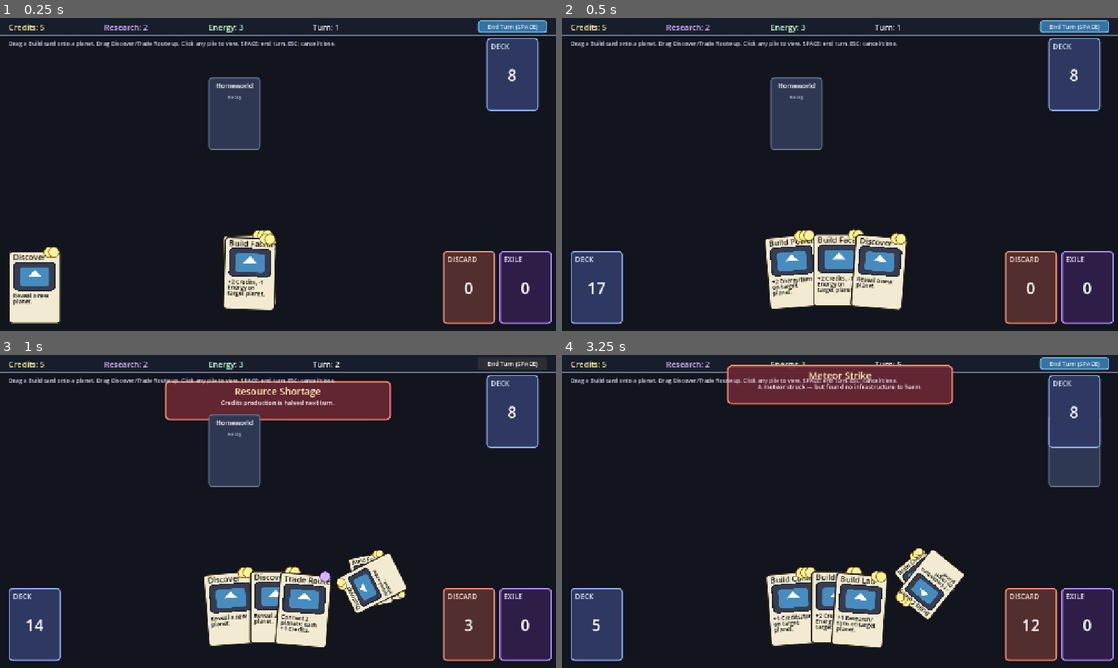
Above: before the commit, frames 1-4 (two rows, left to right).
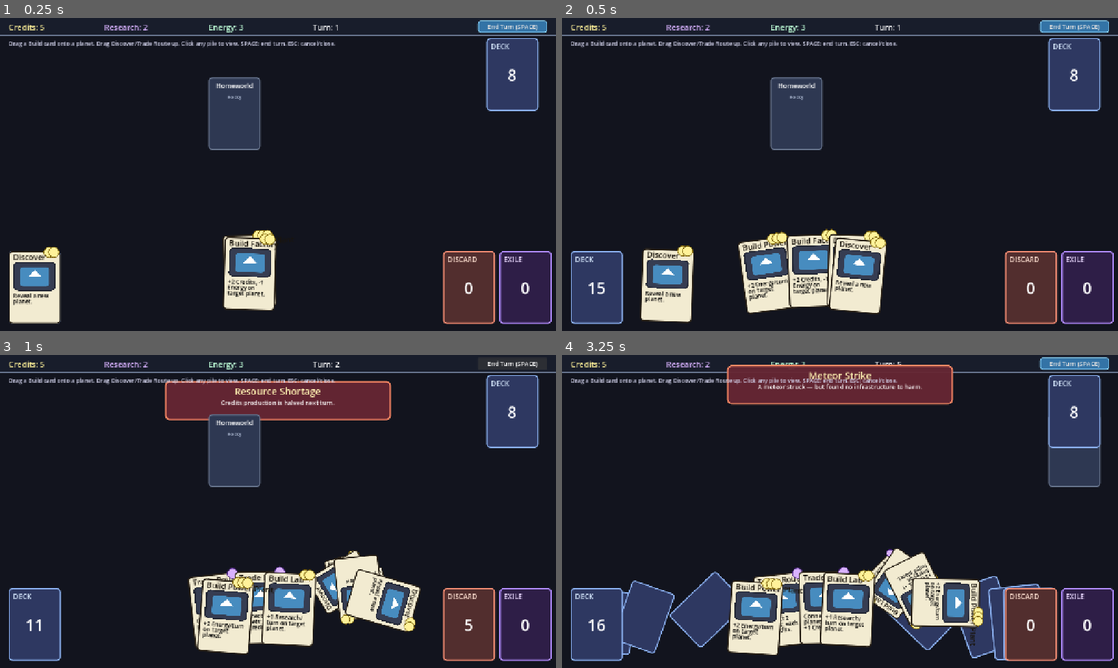
Above: after the commit, the same moments.

Repository: nedink/card-battler
Game: Godot game, scene res://scenes/main.tscn
Two runs of this game, one before a commit and one after it. Both use one fixed random seed, a clock stepped at 60 frames per second and the inputs below. The engine's default icon, where the game draws it, is replaced by a stand-in: a white triangle on a blue panel in a dark square.
Inputs (mouse positions are in pixels of both pictures, inside the frame that each line leads up to):
- Up to frame 1 (0.25 s): no input
- Up to frame 2 (0.5 s): no input
- Up to frame 3 (1 s): click "End Turn (SPACE)" at 0.5 s
- Up to frame 4 (3.25 s): click "End Turn (SPACE)" at 1.25 s; click "End Turn (SPACE)" at 2 s; tap Enter at 2.75 s; drag from (795, 452) to (1073, 411) at 2.77 s

Frame 1 is identical in both runs. In frame 2, 7.1% of the frame differs, in the area x 6-62%, y 67-98%; in frame 3, 6.8%; in frame 4, 13%, in the area x 4-89%, y 61-98%.

Commit message:
Extract card and planet definitions into Resource files
Move hardcoded card/planet data out of main.gd into CardData/CardLibrary
and PlanetDef/PlanetLibrary resources under data/, trimming main.gd
by ~50 lines and centralizing definitions for editor-side authoring.

Also ignore .claude/ local tooling.

Co-Authored-By: Claude Opus 4.7 <noreply@anthropic.com>

Diff:
--- /dev/null
+++ b/data/card_library.tres
@@ -0,0 +1,13 @@
+[gd_resource type="Resource" script_class="CardLibrary" load_steps=8 format=3]
+
+[ext_resource type="Script" path="res://scripts/card_library.gd" id="1"]
+[ext_resource type="Resource" path="res://data/cards/discover.tres" id="2"]
+[ext_resource type="Resource" path="res://data/cards/build_colony.tres" id="3"]
+[ext_resource type="Resource" path="res://data/cards/build_factory.tres" id="4"]
+[ext_resource type="Resource" path="res://data/cards/build_lab.tres" id="5"]
+[ext_resource type="Resource" path="res://data/cards/build_power_plant.tres" id="6"]
+[ext_resource type="Resource" path="res://data/cards/trade_route.tres" id="7"]
+
+[resource]
+script = ExtResource("1")
+cards = Array[CardData]([ExtResource("2"), ExtResource("3"), ExtResource("4"), ExtResource("5"), ExtResource("6"), ExtResource("7")])
--- /dev/null
+++ b/data/cards/build_colony.tres
@@ -0,0 +1,11 @@
+[gd_resource type="Resource" script_class="CardData" load_steps=2 format=3]
+
+[ext_resource type="Script" path="res://scripts/card_data.gd" id="1"]
+
+[resource]
+script = ExtResource("1")
+card_type = 1
+card_name = "Build Colony"
+cost = 3
+resource = "credits"
+body = "+1 Credits/turn on target planet."
--- /dev/null
+++ b/data/cards/build_factory.tres
@@ -0,0 +1,11 @@
+[gd_resource type="Resource" script_class="CardData" load_steps=2 format=3]
+
+[ext_resource type="Script" path="res://scripts/card_data.gd" id="1"]
+
+[resource]
+script = ExtResource("1")
+card_type = 2
+card_name = "Build Factory"
+cost = 2
+resource = "credits"
+body = "+2 Credits, -1 Energy on target planet."
--- /dev/null
+++ b/data/cards/build_lab.tres
@@ -0,0 +1,11 @@
+[gd_resource type="Resource" script_class="CardData" load_steps=2 format=3]
+
+[ext_resource type="Script" path="res://scripts/card_data.gd" id="1"]
+
+[resource]
+script = ExtResource("1")
+card_type = 3
+card_name = "Build Lab"
+cost = 2
+resource = "credits"
+body = "+1 Research/turn on target planet."
--- /dev/null
+++ b/data/cards/build_power_plant.tres
@@ -0,0 +1,11 @@
+[gd_resource type="Resource" script_class="CardData" load_steps=2 format=3]
+
+[ext_resource type="Script" path="res://scripts/card_data.gd" id="1"]
+
+[resource]
+script = ExtResource("1")
+card_type = 4
+card_name = "Build Power Plant"
+cost = 3
+resource = "credits"
+body = "+2 Energy/turn on target planet."
--- /dev/null
+++ b/data/cards/discover.tres
@@ -0,0 +1,11 @@
+[gd_resource type="Resource" script_class="CardData" load_steps=2 format=3]
+
+[ext_resource type="Script" path="res://scripts/card_data.gd" id="1"]
+
+[resource]
+script = ExtResource("1")
+card_type = 0
+card_name = "Discover"
+cost = 2
+resource = "credits"
+body = "Reveal a new planet."
--- /dev/null
+++ b/data/cards/trade_route.tres
@@ -0,0 +1,11 @@
+[gd_resource type="Resource" script_class="CardData" load_steps=2 format=3]
+
+[ext_resource type="Script" path="res://scripts/card_data.gd" id="1"]
+
+[resource]
+script = ExtResource("1")
+card_type = 5
+card_name = "Trade Route"
+cost = 1
+resource = "research"
+body = "Connect 2 planets: each +1 Credits."
--- /dev/null
+++ b/data/planet_library.tres
@@ -0,0 +1,16 @@
+[gd_resource type="Resource" script_class="PlanetLibrary" load_steps=11 format=3]
+
+[ext_resource type="Script" path="res://scripts/planet_library.gd" id="1"]
+[ext_resource type="Resource" path="res://data/planets/arid_prime.tres" id="2"]
+[ext_resource type="Resource" path="res://data/planets/dustfall.tres" id="3"]
+[ext_resource type="Resource" path="res://data/planets/ironreach.tres" id="4"]
+[ext_resource type="Resource" path="res://data/planets/aquara.tres" id="5"]
+[ext_resource type="Resource" path="res://data/planets/tides_end.tres" id="6"]
+[ext_resource type="Resource" path="res://data/planets/glacius.tres" id="7"]
+[ext_resource type="Resource" path="res://data/planets/frostmere.tres" id="8"]
+[ext_resource type="Resource" path="res://data/planets/velmara.tres" id="9"]
+[ext_resource type="Resource" path="res://data/planets/stormveil.tres" id="10"]
+
+[resource]
+script = ExtResource("1")
+planets = Array[PlanetDef]([ExtResource("2"), ExtResource("3"), ExtResource("4"), ExtResource("5"), ExtResource("6"), ExtResource("7"), ExtResource("8"), ExtResource("9"), ExtResource("10")])
--- /dev/null
+++ b/data/planets/aquara.tres
@@ -0,0 +1,8 @@
+[gd_resource type="Resource" script_class="PlanetDef" load_steps=2 format=3]
+
+[ext_resource type="Script" path="res://scripts/planet_def.gd" id="1"]
+
+[resource]
+script = ExtResource("1")
+planet_name = "Aquara"
+planet_type = "Oceanic"
--- /dev/null
+++ b/data/planets/arid_prime.tres
@@ -0,0 +1,8 @@
+[gd_resource type="Resource" script_class="PlanetDef" load_steps=2 format=3]
+
+[ext_resource type="Script" path="res://scripts/planet_def.gd" id="1"]
+
+[resource]
+script = ExtResource("1")
+planet_name = "Arid Prime"
+planet_type = "Rocky"
--- /dev/null
+++ b/data/planets/dustfall.tres
@@ -0,0 +1,8 @@
+[gd_resource type="Resource" script_class="PlanetDef" load_steps=2 format=3]
+
+[ext_resource type="Script" path="res://scripts/planet_def.gd" id="1"]
+
+[resource]
+script = ExtResource("1")
+planet_name = "Dustfall"
+planet_type = "Rocky"
--- /dev/null
+++ b/data/planets/frostmere.tres
@@ -0,0 +1,8 @@
+[gd_resource type="Resource" script_class="PlanetDef" load_steps=2 format=3]
+
+[ext_resource type="Script" path="res://scripts/planet_def.gd" id="1"]
+
+[resource]
+script = ExtResource("1")
+planet_name = "Frostmere"
+planet_type = "Ice"
--- /dev/null
+++ b/data/planets/glacius.tres
@@ -0,0 +1,8 @@
+[gd_resource type="Resource" script_class="PlanetDef" load_steps=2 format=3]
+
+[ext_resource type="Script" path="res://scripts/planet_def.gd" id="1"]
+
+[resource]
+script = ExtResource("1")
+planet_name = "Glacius"
+planet_type = "Ice"
--- /dev/null
+++ b/data/planets/ironreach.tres
@@ -0,0 +1,8 @@
+[gd_resource type="Resource" script_class="PlanetDef" load_steps=2 format=3]
+
+[ext_resource type="Script" path="res://scripts/planet_def.gd" id="1"]
+
+[resource]
+script = ExtResource("1")
+planet_name = "Ironreach"
+planet_type = "Rocky"
--- /dev/null
+++ b/data/planets/stormveil.tres
@@ -0,0 +1,8 @@
+[gd_resource type="Resource" script_class="PlanetDef" load_steps=2 format=3]
+
+[ext_resource type="Script" path="res://scripts/planet_def.gd" id="1"]
+
+[resource]
+script = ExtResource("1")
+planet_name = "Stormveil"
+planet_type = "Gas Giant"
--- /dev/null
+++ b/data/planets/tides_end.tres
@@ -0,0 +1,8 @@
+[gd_resource type="Resource" script_class="PlanetDef" load_steps=2 format=3]
+
+[ext_resource type="Script" path="res://scripts/planet_def.gd" id="1"]
+
+[resource]
+script = ExtResource("1")
+planet_name = "Tide's End"
+planet_type = "Oceanic"
--- /dev/null
+++ b/data/planets/velmara.tres
@@ -0,0 +1,8 @@
+[gd_resource type="Resource" script_class="PlanetDef" load_steps=2 format=3]
+
+[ext_resource type="Script" path="res://scripts/planet_def.gd" id="1"]
+
+[resource]
+script = ExtResource("1")
+planet_name = "Velmara"
+planet_type = "Gas Giant"
--- a/scenes/main.tscn
+++ b/scenes/main.tscn
@@ -1,20 +1,14 @@
 [gd_scene format=3 uid="uid://fe4pe2jksqwn"]
 
-[ext_resource type="Script" path="res://scripts/main.gd" id="1_main"]
-[ext_resource type="Script" path="res://scripts/hand.gd" id="2_hand"]
+[ext_resource type="Script" uid="uid://dyk7d6u6lwjqh" path="res://scripts/main.gd" id="1_main"]
+[ext_resource type="Script" uid="uid://cc7q8rusdgml7" path="res://scripts/hand.gd" id="2_hand"]
 [ext_resource type="PackedScene" path="res://scenes/deck.tscn" id="3_deck_scene"]
-[ext_resource type="PackedScene" path="res://scenes/discard_pile.tscn" id="4_discard_scene"]
-[ext_resource type="PackedScene" path="res://scenes/play_space.tscn" id="5_play_space"]
-[ext_resource type="PackedScene" path="res://scenes/hud.tscn" id="6_hud"]
-[ext_resource type="PackedScene" path="res://scenes/event_card.tscn" id="7_event"]
-[ext_resource type="PackedScene" path="res://scenes/exile_pile.tscn" id="8_exile"]
-[ext_resource type="PackedScene" path="res://scenes/pile_viewer.tscn" id="9_pv"]
-
-[sub_resource type="Curve2D" id="Curve2D_hand"]
-_data = {
-"points": PackedVector2Array(-39.33333, 6.666666, 0, 0, -350, 0, -245, 0, 245, 0, 0, -60, 0, 0, 147, 24, 350, 0)
-}
-point_count = 3
+[ext_resource type="PackedScene" uid="uid://ckvv8rygrqism" path="res://scenes/discard_pile.tscn" id="4_discard_scene"]
+[ext_resource type="PackedScene" uid="uid://b0nhxt2ypx441" path="res://scenes/play_space.tscn" id="5_play_space"]
+[ext_resource type="PackedScene" uid="uid://b8hud001" path="res://scenes/hud.tscn" id="6_hud"]
+[ext_resource type="PackedScene" uid="uid://boxlmuoy5w441" path="res://scenes/event_card.tscn" id="7_event"]
+[ext_resource type="PackedScene" uid="uid://exilepile001" path="res://scenes/exile_pile.tscn" id="8_exile"]
+[ext_resource type="PackedScene" uid="uid://dwdr4cm5o6eqq" path="res://scenes/pile_viewer.tscn" id="9_pv"]
 
 [sub_resource type="StyleBoxFlat" id="SB_endbtn"]
 bg_color = Color(0.2, 0.45, 0.65, 1)
@@ -28,19 +22,25 @@
 corner_radius_bottom_right = 6
 corner_radius_bottom_left = 6
 
-[node name="Main" type="Node2D"]
+[sub_resource type="Curve2D" id="Curve2D_hand"]
+_data = {
+"points": PackedVector2Array(-39.33333, 6.666666, 0, 0, -350, 0, -245, 0, 245, 0, 0, -60, 0, 0, 147, 24, 350, 0)
+}
+point_count = 3
+
+[node name="Main" type="Node2D" unique_id=1172728585]
 script = ExtResource("1_main")
 
-[node name="Background" type="ColorRect" parent="."]
+[node name="Background" type="ColorRect" parent="." unique_id=427743620]
 z_index = -10
 offset_right = 1280.0
 offset_bottom = 720.0
 mouse_filter = 2
 color = Color(0.07, 0.08, 0.12, 1)
 
-[node name="Hud" parent="." instance=ExtResource("6_hud")]
+[node name="Hud" parent="." unique_id=735404240 instance=ExtResource("6_hud")]
 
-[node name="EndTurnButton" type="Button" parent="."]
+[node name="EndTurnButton" type="Button" parent="." unique_id=1646584568]
 offset_left = 1100.0
 offset_top = 6.0
 offset_right = 1260.0
@@ -49,31 +49,31 @@
 theme_override_styles/normal = SubResource("SB_endbtn")
 text = "End Turn (SPACE)"
 
-[node name="EventCard" parent="." instance=ExtResource("7_event")]
+[node name="EventCard" parent="." unique_id=1641281883 instance=ExtResource("7_event")]
 position = Vector2(640, 0)
 
-[node name="PlaySpace" parent="." instance=ExtResource("5_play_space")]
+[node name="PlaySpace" parent="." unique_id=295236987 instance=ExtResource("5_play_space")]
 
-[node name="PlanetDeck" parent="." instance=ExtResource("3_deck_scene")]
+[node name="PlanetDeck" parent="." unique_id=940339789 instance=ExtResource("3_deck_scene")]
 position = Vector2(1180, 130)
 
-[node name="PlayerDeck" parent="." instance=ExtResource("3_deck_scene")]
+[node name="PlayerDeck" parent="." unique_id=583510850 instance=ExtResource("3_deck_scene")]
 position = Vector2(80, 620)
 
-[node name="DiscardPile" parent="." instance=ExtResource("4_discard_scene")]
+[node name="DiscardPile" parent="." unique_id=949788868 instance=ExtResource("4_discard_scene")]
 position = Vector2(1080, 620)
 
-[node name="ExilePile" parent="." instance=ExtResource("8_exile")]
+[node name="ExilePile" parent="." unique_id=12849112 instance=ExtResource("8_exile")]
 position = Vector2(1210, 620)
 
-[node name="Hand" type="Node2D" parent="."]
+[node name="Hand" type="Node2D" parent="." unique_id=223713731]
 position = Vector2(640, 640)
 script = ExtResource("2_hand")
 
-[node name="Path2D" type="Path2D" parent="Hand"]
+[node name="Path2D" type="Path2D" parent="Hand" unique_id=1371580635]
 curve = SubResource("Curve2D_hand")
 
-[node name="Instructions" type="Label" parent="."]
+[node name="Instructions" type="Label" parent="." unique_id=1028696784]
 offset_left = 20.0
 offset_top = 50.0
 offset_right = 1060.0
@@ -82,15 +82,15 @@
 theme_override_font_sizes/font_size = 13
 text = "Drag a Build card onto a planet. Drag Discover/Trade Route up. Click any pile to view. SPACE: end turn. ESC: cancel/close."
 
-[node name="SelectionOverlay" type="ColorRect" parent="."]
+[node name="SelectionOverlay" type="ColorRect" parent="." unique_id=704885667]
 visible = false
 offset_right = 1280.0
 offset_bottom = 720.0
 mouse_filter = 1
 color = Color(0, 0, 0, 0.35)
 
-[node name="SelectionLabel" type="Label" parent="SelectionOverlay"]
-offset_left = 0.0
+[node name="SelectionLabel" type="Label" parent="SelectionOverlay" unique_id=1171086999]
+layout_mode = 0
 offset_top = 80.0
 offset_right = 1280.0
 offset_bottom = 110.0
@@ -99,9 +99,11 @@
 text = "Select 2 planets to connect (Esc to cancel)"
 horizontal_alignment = 1
 
-[node name="PileViewer" parent="." instance=ExtResource("9_pv")]
+[node name="PileViewer" parent="." unique_id=792158431 instance=ExtResource("9_pv")]
+layout_mode = 3
+anchors_preset = 15
 
-[node name="GameOverOverlay" type="ColorRect" parent="."]
+[node name="GameOverOverlay" type="ColorRect" parent="." unique_id=2073986941]
 visible = false
 z_index = 2000
 offset_right = 1280.0
@@ -109,8 +111,8 @@
 mouse_filter = 1
 color = Color(0, 0, 0, 0.75)
 
-[node name="GameOverLabel" type="Label" parent="GameOverOverlay"]
-offset_left = 0.0
+[node name="GameOverLabel" type="Label" parent="GameOverOverlay" unique_id=599023946]
+layout_mode = 0
 offset_top = 280.0
 offset_right = 1280.0
 offset_bottom = 440.0
--- a/scenes/trade_route.tscn
+++ b/scenes/trade_route.tscn
@@ -1,11 +1,11 @@
-[gd_scene format=3 uid="uid://byxey8o8da4vs"]
+[gd_scene format=3 uid="uid://bwdxhyt3bkv1h"]
 
-[ext_resource type="Script" path="res://scripts/trade_route.gd" id="1_tr"]
+[ext_resource type="Script" uid="uid://clq3ecn8n2sfh" path="res://scripts/trade_route.gd" id="1_tr"]
 
-[node name="TradeRoute" type="Node2D"]
+[node name="TradeRoute" type="Node2D" unique_id=1499988996]
 script = ExtResource("1_tr")
 
-[node name="Line2D" type="Line2D" parent="."]
+[node name="Line2D" type="Line2D" parent="." unique_id=415801375]
 points = PackedVector2Array(0, 0, 0, 0)
 width = 5.0
 default_color = Color(0.4, 0.85, 0.5, 0.85)
--- a/scripts/card.gd
+++ b/scripts/card.gd
@@ -9,6 +9,8 @@
 
 # Logical kind of card. Drives both UI badge color and how main.gd dispatches
 # the play action (BUILD_* targets a planet, DISCOVER and TRADE_ROUTE don't).
+# DO NOT reorder — values are stored as ints in player_deck and in the
+# data/cards/*.tres CardData resources.
 enum CardType { DISCOVER, BUILD_COLONY, BUILD_FACTORY, BUILD_LAB, BUILD_POWER_PLANT, TRADE_ROUTE }
 
 # Tinted gold border drawn on the planet currently under the cursor while a
--- /dev/null
+++ b/scripts/card_data.gd
@@ -0,0 +1,10 @@
+class_name CardData extends Resource
+
+# Definition for one card type. The `card_type` enum is the join key with
+# effect-dispatch logic in main.gd; do not reorder Card.CardType.
+
+@export var card_type: Card.CardType = Card.CardType.DISCOVER
+@export var card_name: String = ""
+@export var cost: int = 0
+@export var resource: String = "credits"  # "credits" | "research"
+@export_multiline var body: String = ""
--- /dev/null
+++ b/scripts/card_library.gd
@@ -0,0 +1,9 @@
+class_name CardLibrary extends Resource
+
+@export var cards: Array[CardData] = []
+
+func get_by_type(t: int) -> CardData:
+	for c in cards:
+		if c.card_type == t:
+			return c
+	return null
--- a/scripts/game_state.gd
+++ b/scripts/game_state.gd
@@ -80,7 +80,7 @@
 var planets: Array = []                # Array[PlanetData]
 var trade_routes: Array = []           # Array[TradeRouteData]
 # Card stores hold card_type enum values (ints) — the visual + cost for each
-# is rebuilt from main.gd's CARD_DEFS at draw time.
+# is rebuilt from main.gd's CARD_LIBRARY (data/card_library.tres) at draw time.
 var player_deck: Array = []            # Cards waiting to be drawn
 var player_discard: Array = []         # Cards played that recycle into the deck
 var player_exile: Array = []           # Cards played that are removed from the game (Discover)
--- a/scripts/main.gd
+++ b/scripts/main.gd
@@ -14,7 +14,7 @@
 
 const TIME_SCALE := 1.0
 
-const TURN_DRAW_COUNT := 3
+const TURN_DRAW_COUNT := 5
 const DRAW_STAGGER_SEC := 0.12
 const DISCARD_STAGGER_SEC := 0.06
 
@@ -38,41 +38,9 @@
 # Score weights.
 # score = turn_number * total_buildings_placed
 
-# Card type → (base cost, body text). Resource is "credits" except trade route.
-# `var` rather than `const` so the dict can reference `Card.CardType.*` —
-# external-class enum members aren't always valid const expressions.
-var CARD_DEFS := {
-	Card.CardType.DISCOVER: {
-		"name": "Discover",
-		"cost": 2, "resource": "credits",
-		"body": "Reveal a new planet."
-	},
-	Card.CardType.BUILD_COLONY: {
-		"name": "Build Colony",
-		"cost": 3, "resource": "credits",
-		"body": "+1 Credits/turn on target planet."
-	},
-	Card.CardType.BUILD_FACTORY: {
-		"name": "Build Factory",
-		"cost": 2, "resource": "credits",
-		"body": "+2 Credits, -1 Energy on target planet."
-	},
-	Card.CardType.BUILD_LAB: {
-		"name": "Build Lab",
-		"cost": 2, "resource": "credits",
-		"body": "+1 Research/turn on target planet."
-	},
-	Card.CardType.BUILD_POWER_PLANT: {
-		"name": "Build Power Plant",
-		"cost": 3, "resource": "credits",
-		"body": "+2 Energy/turn on target planet."
-	},
-	Card.CardType.TRADE_ROUTE: {
-		"name": "Trade Route",
-		"cost": 1, "resource": "research",
-		"body": "Connect 2 planets: each +1 Credits."
-	}
-}
+# Card definitions live in data/card_library.tres — edit cards/costs/text in the
+# inspector, not here. CardData entries are looked up by Card.CardType enum.
+const CARD_LIBRARY: CardLibrary = preload("res://data/card_library.tres")
 
 var STARTING_DECK := [
 	Card.CardType.DISCOVER, Card.CardType.DISCOVER, Card.CardType.DISCOVER, Card.CardType.DISCOVER,
@@ -83,17 +51,8 @@
 	Card.CardType.TRADE_ROUTE, Card.CardType.TRADE_ROUTE, Card.CardType.TRADE_ROUTE,
 ]
 
-const PLANET_DEFS := [
-	{ "name": "Arid Prime",  "type": "Rocky" },
-	{ "name": "Dustfall",    "type": "Rocky" },
-	{ "name": "Ironreach",   "type": "Rocky" },
-	{ "name": "Aquara",      "type": "Oceanic" },
-	{ "name": "Tide's End",  "type": "Oceanic" },
-	{ "name": "Glacius",     "type": "Ice" },
-	{ "name": "Frostmere",   "type": "Ice" },
-	{ "name": "Velmara",     "type": "Gas Giant" },
-	{ "name": "Stormveil",   "type": "Gas Giant" },
-]
+# Planet pool lives in data/planet_library.tres — add/edit planet defs there.
+const PLANET_LIBRARY: PlanetLibrary = preload("res://data/planet_library.tres")
 
 const HOMEWORLD_POSITION := Vector2(540, 220)
 
@@ -162,15 +121,15 @@
 	GameState.reset_per_turn_flags()
 
 	# Player deck: shuffled card-type list. Each entry is just the enum value;
-	# CARD_DEFS supplies the rest at instantiation time.
+	# CARD_LIBRARY supplies the rest at instantiation time.
 	GameState.player_deck = STARTING_DECK.duplicate()
 	GameState.player_deck.shuffle()
 
 	# Planet deck: shuffled list of PlanetData. The homeworld is taken out and
 	# placed immediately; the remaining 8 stay face-down.
 	var pool: Array = []
-	for def in PLANET_DEFS:
-		pool.append(_make_planet_data(def["name"], def["type"]))
+	for p in PLANET_LIBRARY.planets:
+		pool.append(_make_planet_data(p.planet_name, p.planet_type))
 	pool.shuffle()
 	# Homeworld: pull a random rocky planet to feel grounded; fall back to any.
 	var homeworld = null
@@ -356,9 +315,9 @@
 		return
 	var card_type: int = GameState.player_deck.pop_back()
 	deck.cards_remaining = GameState.player_deck.size()
-	var def: Dictionary = CARD_DEFS[card_type]
+	var def: CardData = CARD_LIBRARY.get_by_type(card_type)
 	var card: Card = CARD_SCENE.instantiate()
-	card.configure(def["name"], card_type, int(def["cost"]), def["resource"], def["body"])
+	card.configure(def.card_name, card_type, def.cost, def.resource, def.body)
 	hand.add_card(card, deck.global_position)
 	card.set_affordable(GameState.can_afford(card.cost_dict()))
 
@@ -412,7 +371,8 @@
 	match card.card_type:
 		Card.CardType.DISCOVER:
 			_apply_discover()
-			_send_card_to_exile(card)
+			#_send_card_to_exile(card)
+			_send_card_to_discard(card)
 		Card.CardType.BUILD_COLONY:
 			if _apply_build("Colony", target_planet):
 				_send_card_to_building_slot(card, target_planet)
@@ -616,13 +576,13 @@
 	# isn't leaked through this UI.
 	var entries: Array = []
 	for ct in card_types:
-		var def: Dictionary = CARD_DEFS[ct]
+		var def: CardData = CARD_LIBRARY.get_by_type(ct)
 		entries.append({
-			"name": def["name"],
+			"name": def.card_name,
 			"type": ct,
-			"cost": def["cost"],
-			"resource": def["resource"],
-			"body": def["body"],
+			"cost": def.cost,
+			"resource": def.resource,
+			"body": def.body,
 		})
 	hand.input_paused = true
 	pile_viewer.show_pile(title, entries)
--- a/scripts/pile_viewer.gd
+++ b/scripts/pile_viewer.gd
@@ -11,19 +11,21 @@
 
 const CARD_SCENE := preload("res://scenes/card.tscn")
 
-# Mini-card layout constants. Card SIZE is 120×168; at 0.7 scale that's 84×118.
+# Mini-card layout constants. Card.SIZE is the unscaled body extent; CARD_SCALE
+# shrinks the rendered card so a full pile fits in the panel grid.
 const CARD_SCALE := 0.7
-const CARD_W := 120.0 * CARD_SCALE
-const CARD_H := 168.0 * CARD_SCALE
+const CARD_W := Card.SIZE.x * CARD_SCALE
+const CARD_H := Card.SIZE.y * CARD_SCALE
+# Gaps follow the card aspect ratio so horizontal/vertical breathing room reads
+# consistently regardless of scale.
 const GAP_X := 14.0
-const GAP_Y := 18.0
+const GAP_Y := GAP_X * (Card.SIZE.y / Card.SIZE.x)
 const CARDS_PER_ROW := 9
 
-# Panel inner content layout. The panel is anchored via offsets in the scene;
-# these are inner offsets within the panel for laying out the grid.
-const PANEL_INNER_LEFT := 24.0
-const PANEL_INNER_TOP_TITLE := 16.0
-const PANEL_GRID_TOP := 64.0       # Below the title row.
+# Panel inner content layout. PANEL_GRID_TOP leaves room for the title row;
+# the grid is then vertically centred within the remaining space.
+const PANEL_GRID_TOP := 64.0
+const PANEL_GRID_BOTTOM_PAD := 24.0
 
 @onready var _backdrop: ColorRect = $Backdrop
 @onready var _panel: Panel = $Panel
@@ -38,9 +40,9 @@
 func is_open() -> bool:
 	return visible
 
-# `entries` is an Array of Dictionaries with the same shape as main.gd's
-# CARD_DEFS values, plus a "type" key holding the Card.CardType int. The
-# caller assembles them so this script doesn't have to know about CARD_DEFS.
+# `entries` is an Array of Dictionaries with keys {name, type, cost, resource,
+# body}, where "type" is the Card.CardType int. main.gd assembles them from
+# CARD_LIBRARY so this script doesn't have to know about CardData.
 func show_pile(title: String, entries: Array) -> void:
 	_title.text = title
 	for c in _cards_root.get_children():
@@ -54,6 +56,12 @@
 		var sorted := entries.duplicate()
 		sorted.sort_custom(func(a, b): return String(a.get("name", "")) < String(b.get("name", "")))
 		var panel_w: float = _panel.size.x
+		var panel_h: float = _panel.size.y
+		var rows: int = int(ceil(float(sorted.size()) / float(CARDS_PER_ROW)))
+		# Vertically centre the grid within the area below the title.
+		var grid_h: float = float(rows) * CARD_H + float(maxi(rows - 1, 0)) * GAP_Y
+		var grid_avail_h: float = panel_h - PANEL_GRID_TOP - PANEL_GRID_BOTTOM_PAD
+		var y_off: float = PANEL_GRID_TOP + maxf((grid_avail_h - grid_h) * 0.5, 0.0)
 		for i in range(sorted.size()):
 			var def: Dictionary = sorted[i]
 			var card: Card = CARD_SCENE.instantiate()
@@ -71,11 +79,12 @@
 			var row_count: int = mini(sorted.size() - row * CARDS_PER_ROW, CARDS_PER_ROW)
 			var row_width: float = float(row_count) * CARD_W + float(row_count - 1) * GAP_X
 			var x_off: float = (panel_w - row_width) * 0.5
-			# Card.position is its centre (Card is a Node2D with Body offsets ±60/±84
-			# baked in), so add half-card to the top-left of each cell.
+			# Card's origin is its centre (Body offsets are ±SIZE/2), so the cell's
+			# top-left at (x_off + col*step, y_off + row*step) plus half-card lands
+			# the centre at the right spot regardless of CARD_SCALE.
 			card.position = Vector2(
 				x_off + float(col) * (CARD_W + GAP_X) + CARD_W * 0.5,
-				PANEL_GRID_TOP + float(row) * (CARD_H + GAP_Y) + CARD_H * 0.5)
+				y_off + float(row) * (CARD_H + GAP_Y) + CARD_H * 0.5)
 	visible = true
 
 func hide_viewer() -> void:
--- /dev/null
+++ b/scripts/planet_def.gd
@@ -0,0 +1,7 @@
+class_name PlanetDef extends Resource
+
+# Static definition of a planet entry in the planet pool. Runtime instances
+# (with id, position, buildings) are GameState.PlanetData.
+
+@export var planet_name: String = ""
+@export var planet_type: String = "Rocky"  # "Rocky" | "Oceanic" | "Ice" | "Gas Giant"
--- /dev/null
+++ b/scripts/planet_library.gd
@@ -0,0 +1,3 @@
+class_name PlanetLibrary extends Resource
+
+@export var planets: Array[PlanetDef] = []
Not shown, added: scripts/card_data.gd.uid
Not shown, added: scripts/card_library.gd.uid
Not shown, added: scripts/planet_def.gd.uid
Not shown, added: scripts/planet_library.gd.uid
